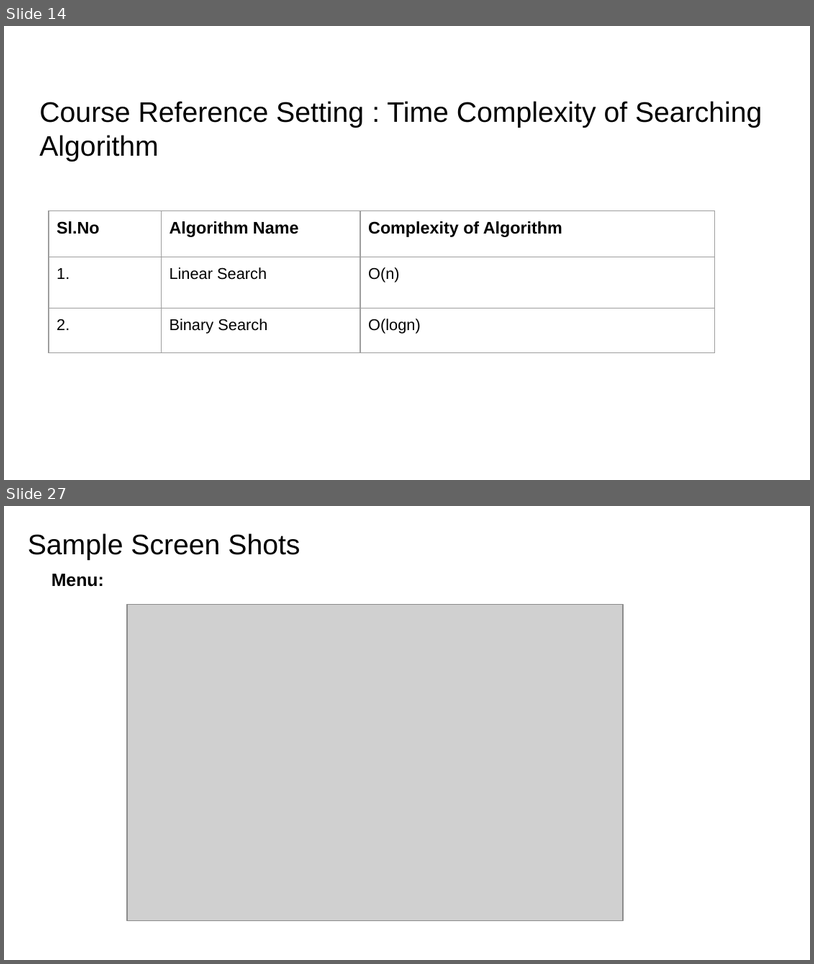
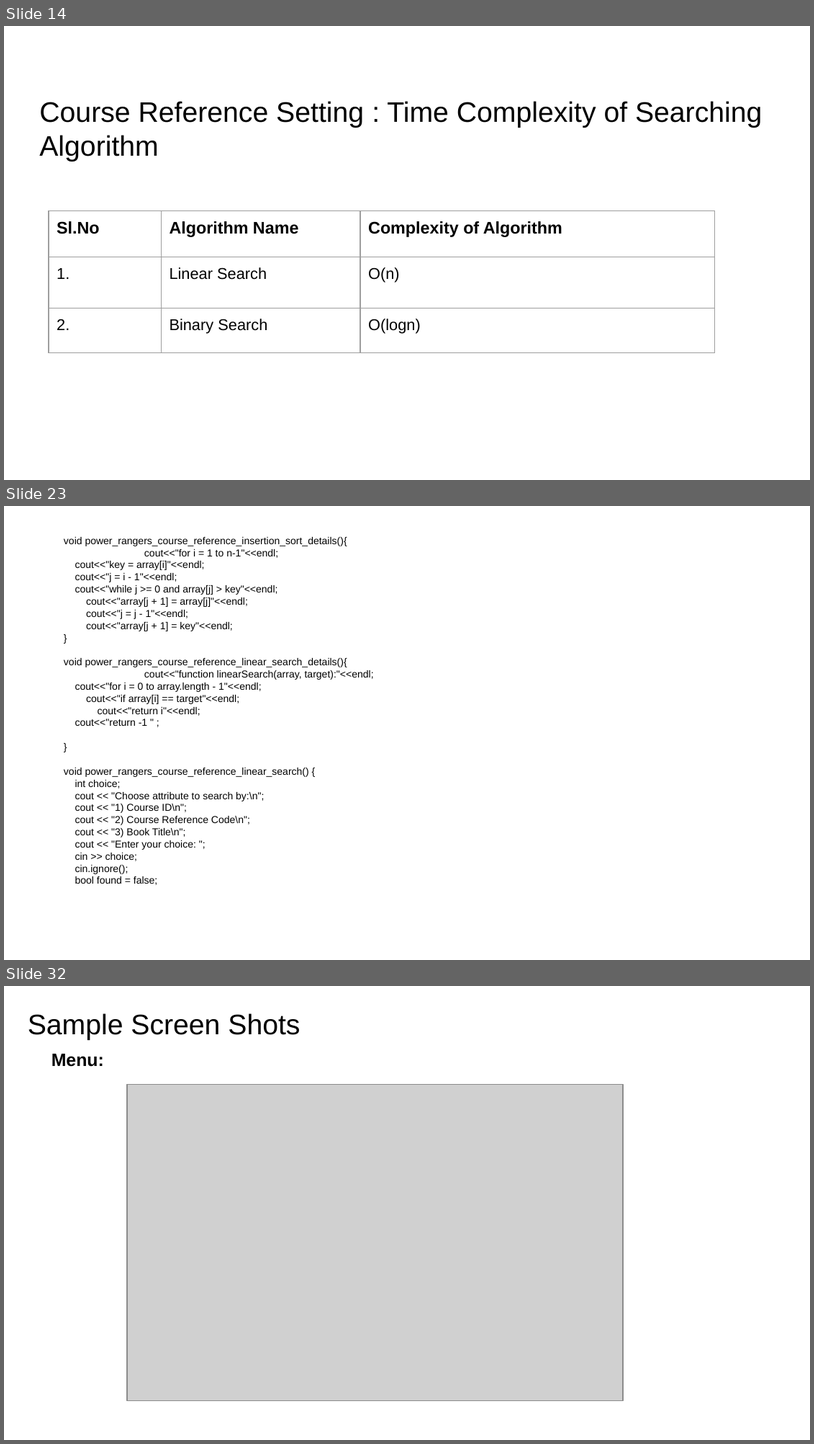
Before and after one commit to vissamsettynikitha/team_power_rangers, a slide deck: OBE_power_rangers_course_reference.pptx. Shown one above the other, each under a label of ours: slides 14 and 27 before the commit, slides 14, 23 and 32 after it; the slides between them are not shown. The pictures are 814x964 and 814x1444 pixels, drawn with LibreOffice and Linux fonts; fonts in the diff are those of the drawing; grey boxes stand for pictures; background and template pictures are left out. Boxes give left, top, right and bottom in pixels: in the first picture for what was removed or moved away, otherwise in the second. Text is boxed around its words. In the diff, an @@ line names an element or a change of style, - is before the commit and + after.

```diff
--- a/OBE_power_rangers_course_reference.pptx
+++ b/OBE_power_rangers_course_reference.pptx
@@ slide 23 added at [4,506,810,960], background #FFFFFF @@
@@ text added at [64,537,374,885], 9 pt, text #000000 @@
+void power_rangers_course_reference_insertion_sort_details(){
+cout<<"for i = 1 to n-1"<<endl;
+cout<<"key = array[i]"<<endl;
+cout<<"j = i - 1"<<endl;
+cout<<"while j >= 0 and array[j] > key"<<endl;
+cout<<"array[j + 1] = array[j]"<<endl;
+cout<<"j = j - 1"<<endl;
+cout<<"array[j + 1] = key"<<endl;
+}
+void power_rangers_course_reference_linear_search_details(){
+cout<<"function linearSearch(array, target):"<<endl;
+cout<<"for i = 0 to array.length - 1"<<endl;
+cout<<"if array[i] == target"<<endl;
+cout<<"return i"<<endl;
+cout<<"return -1 " ;
+}
+void power_rangers_course_reference_linear_search() {
+int choice;
+cout << "Choose attribute to search by:\n";
+cout << "1) Course ID\n";
+cout << "2) Course Reference Code\n";
+cout << "3) Book Title\n";
+cout << "Enter your choice: ";
+cin >> choice;
+cin.ignore();
+bool found = false;
@@ what was slide 27 is now slide 32 @@
```
Also in this commit, not shown: 8 slides changed, 8 other slides added, 4 slides removed.
